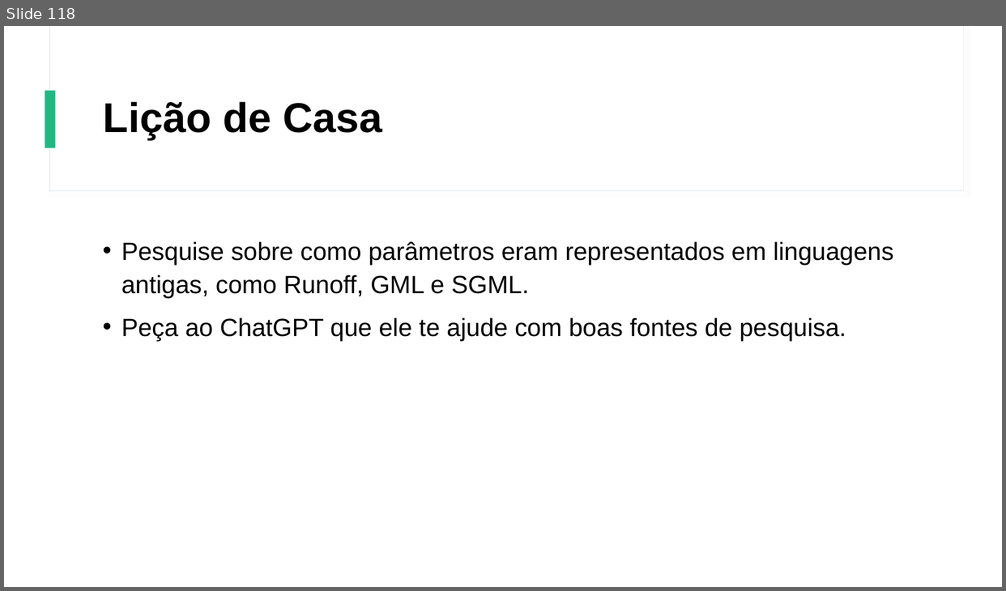
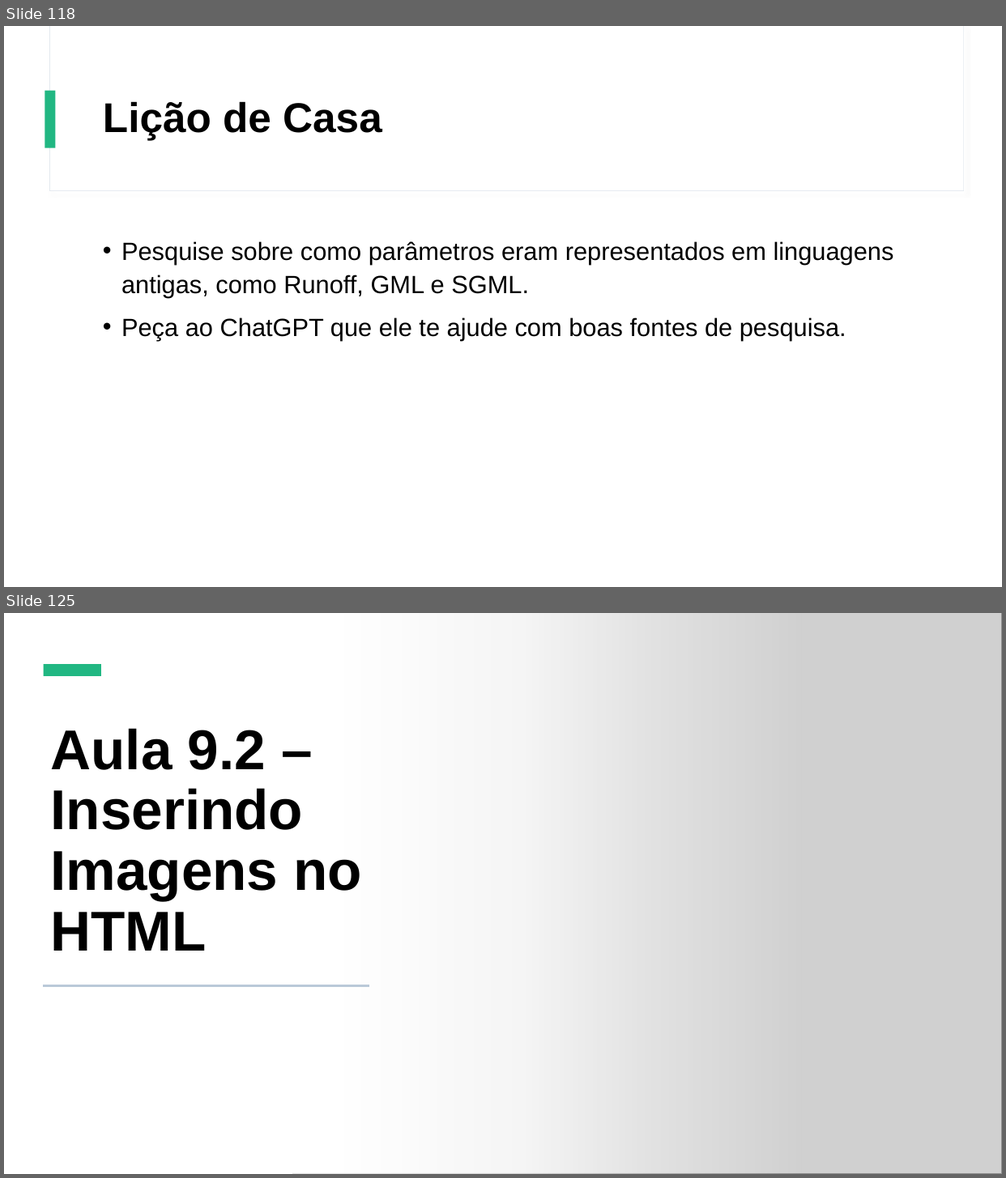
Before and after one commit to Gustavo6401/CursoHTMLCSS, a slide deck: Power Point/Curso de HTML e CSS.pptx. Shown one above the other, each under a label of ours: slide 118 before the commit, slides 118 and 125 after it; the slides between them are not shown. The pictures are 1006x591 and 1006x1178 pixels, drawn with LibreOffice and Linux fonts; fonts in the diff are those of the drawing; grey boxes stand for pictures. Boxes give left, top, right and bottom in pixels: in the first picture for what was removed or moved away, otherwise in the second. Text is boxed around its words. In the diff, an @@ line names an element or a change of style, - is before the commit and + after.

```diff
--- a/Power Point/Curso de HTML e CSS.pptx
+++ b/Power Point/Curso de HTML e CSS.pptx
@@ slide 125 added at (x1=4, y1=613, x2=1002, y2=1174), background #FFFFFF; not listed: 2 template elements that a slide beside it also shows @@
@@ rectangle added at (x1=4, y1=613, x2=1002, y2=1174), fill #FFFFFF @@
@@ rectangle added at (x1=4, y1=613, x2=803, y2=1174), fill gradient #FFFFFF @@
@@ picture added at (x1=292, y1=613, x2=1002, y2=1174) @@
@@ rectangle added at (x1=44, y1=664, x2=101, y2=676), fill #21B782 @@
@@ title added at (x1=51, y1=728, x2=363, y2=951), 54 pt, text #000000, bold @@
+Aula 9.2 – Inserindo Imagens no HTML
@@ rectangle added at (x1=44, y1=985, x2=369, y2=986), fill #BAC9D8, outline #BAC9D8 0.25 pt @@
```
Also in this commit, not shown: 34 other slides added, 8 other files.
